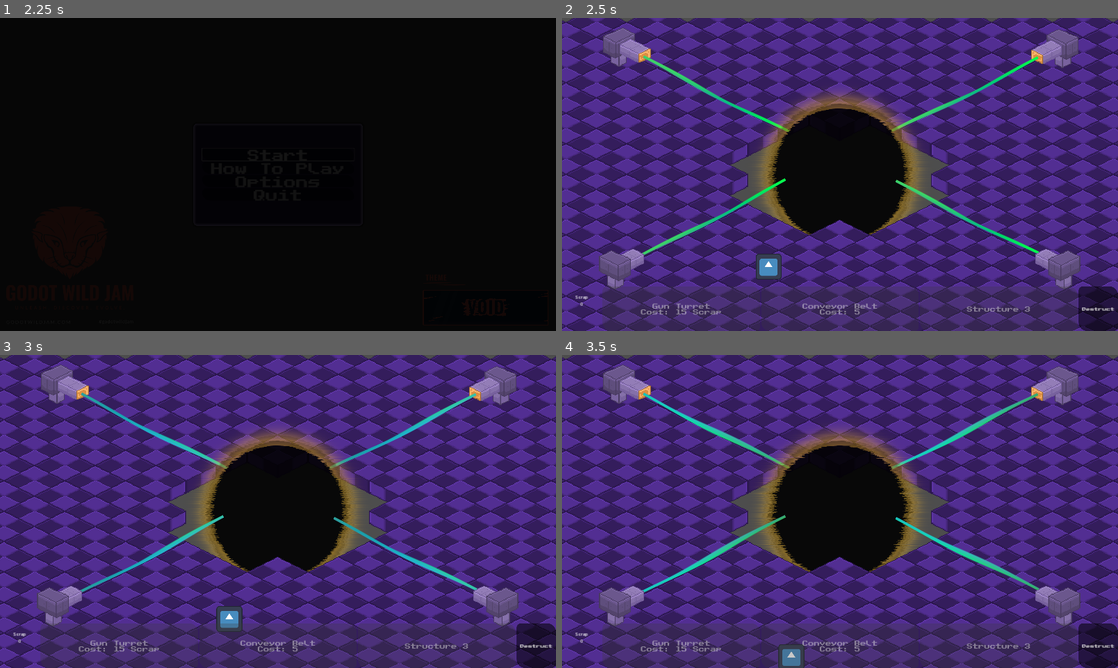
Above: before the commit, frames 1-4 (two rows, left to right).
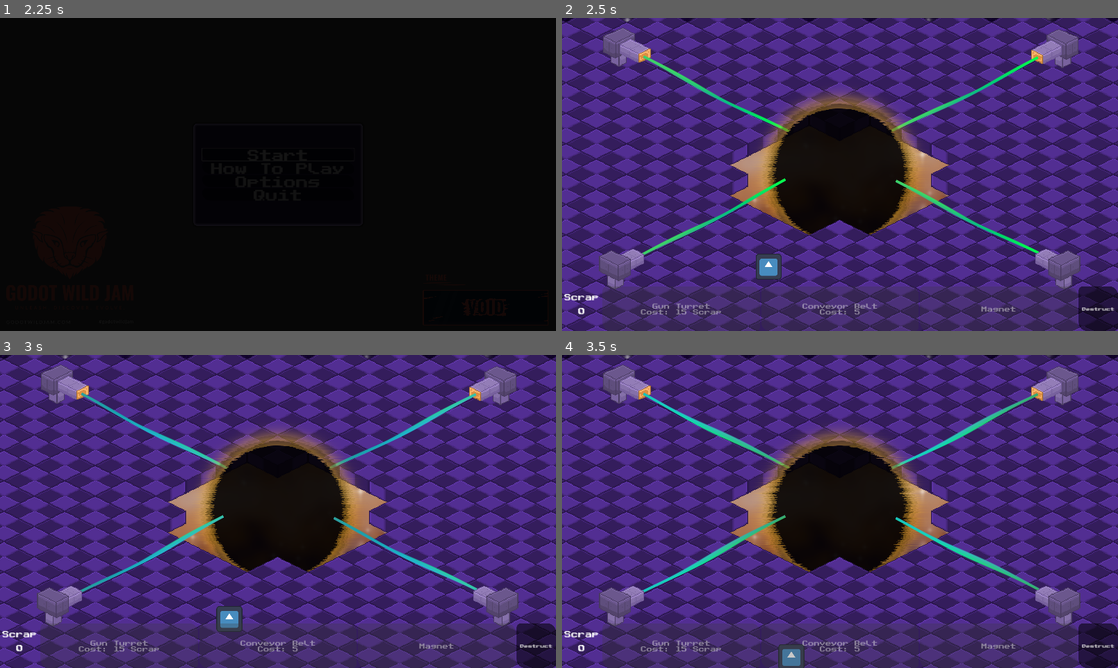
Above: after the commit, the same moments.

Repository: jkostello/Godot-Wild-Jam-69
Game: Godot game, scene res://UI/start_menu.tscn
Same seed, same stepped clock (60 frames per second), same inputs: the game is played once before the commit and once after it. The engine's default icon, where the game draws it, is replaced by a stand-in: a white triangle on a blue panel in a dark square. Sound files missing from this copy of the repository are replaced by a short silence.
Inputs (mouse positions are in pixels of both pictures, inside the frame that each line leads up to):
- Up to frame 1 (2.25 s): click "Start" at 0.5 s; click "Start" at 1.25 s; tap Enter at 2 s; move the mouse to (400, 158) at 2.02 s; hold D (right) from 2.03 s (still down); hold Space (deselect) from 2.03 s (still down); click (400, 158) at 2.17 s
- Up to frame 2 (2.5 s): keep holding D (right); keep holding Space (deselect)
- Up to frame 3 (3 s): move the mouse to (166, 527) at 2.77 s; release D (right) at 2.78 s; release Space (deselect) at 2.78 s; hold S (down) from 2.78 s (still down); tap 1 (select_structure_1) at 2.85 s
- Up to frame 4 (3.5 s): keep holding S (down)

Frame 1 is identical in both runs. In frame 2, 2.3% of the frame differs, in the area x 0-100%, y 0-95%; in frame 3, 2.3%; in frame 4, 2.3%.
Error in both runs: Cannot call method 'change_scene_to_file' on a null value. (res://UI/start_menu.gd:24)

Commit message:
Updated howToPlay & Background

Diff:
--- a/UI/how_to_play.tscn
+++ b/UI/how_to_play.tscn
@@ -1,11 +1,13 @@
-[gd_scene load_steps=9 format=3 uid="uid://bg3hqbij4tfk6"]
+[gd_scene load_steps=11 format=3 uid="uid://bg3hqbij4tfk6"]
 
 [ext_resource type="Script" path="res://UI/how_to_play.gd" id="1_ii15c"]
 [ext_resource type="Theme" uid="uid://ca4ojcmrepr24" path="res://UI/standard_theme.tres" id="2_pn2y8"]
 [ext_resource type="FontFile" uid="uid://c2t1amxynu30o" path="res://UI/PublicPixel-E447g.ttf" id="3_ybnwq"]
 [ext_resource type="Texture2D" uid="uid://ckkug03ijdv3e" path="res://resources/scrap.png" id="4_7odr2"]
-[ext_resource type="Texture2D" uid="uid://cvnbxf5ey3028" path="res://turret dev.png" id="4_kha10"]
+[ext_resource type="Texture2D" uid="uid://1d7r30iygkv7" path="res://PLASMATURRET-Sheet.png" id="5_js670"]
 [ext_resource type="Texture2D" uid="uid://dr1vjo8ouk3jk" path="res://CONVEYER.png" id="6_cnwgo"]
+[ext_resource type="Texture2D" uid="uid://xlpbskb76g0h" path="res://MAGNET-Sheet.png" id="7_7kwnc"]
+[ext_resource type="Texture2D" uid="uid://2itn8dr0x1kw" path="res://LASER1.png" id="8_hpj7x"]
 
 [sub_resource type="StyleBoxFlat" id="StyleBoxFlat_wagc7"]
 bg_color = Color(0.270588, 0.14902, 0.478431, 1)
@@ -216,6 +218,7 @@
 
 [node name="StructuresContainer" type="TabContainer" parent="Panel/MarginContainer/VBoxContainer"]
 unique_name_in_owner = true
+visible = false
 layout_mode = 2
 
 [node name="Turret" type="TabBar" parent="Panel/MarginContainer/VBoxContainer/StructuresContainer"]
@@ -235,14 +238,16 @@
 text = "A basic turret for
 killing enemies.
 
-Cost: 15 Scrap
-Damage: xx hp
-Fire Rate: xx bps"
-
-[node name="TurretDev" type="Sprite2D" parent="Panel/MarginContainer/VBoxContainer/StructuresContainer/Turret/TurretContainer"]
-position = Vector2(358, 250)
-scale = Vector2(0.72, 0.72)
-texture = ExtResource("4_kha10")
+Cost: 20 Scrap
+Fire Rate: 1 bps
+Health: 10 HP"
+
+[node name="Turret" type="Sprite2D" parent="Panel/MarginContainer/VBoxContainer/StructuresContainer/Turret/TurretContainer"]
+position = Vector2(378.608, 243.165)
+scale = Vector2(0.793568, 0.793568)
+texture = ExtResource("5_js670")
+region_enabled = true
+region_rect = Rect2(0, 0, 100, 296)
 
 [node name="Conveyor" type="TabBar" parent="Panel/MarginContainer/VBoxContainer/StructuresContainer"]
 visible = false
@@ -264,7 +269,7 @@
 
 Cost: 5 Scrap"
 
-[node name="ConveyorDev" type="Sprite2D" parent="Panel/MarginContainer/VBoxContainer/StructuresContainer/Conveyor/ConveyorContainer"]
+[node name="Conveyor" type="Sprite2D" parent="Panel/MarginContainer/VBoxContainer/StructuresContainer/Conveyor/ConveyorContainer"]
 position = Vector2(300, 274)
 scale = Vector2(0.72, 0.72)
 texture = ExtResource("6_cnwgo")
@@ -286,7 +291,42 @@
 text = "The magnet pulls scrap
 towards it.
 
-Cost: x scrap"
+Cost: 10 scrap"
+
+[node name="Magnet" type="Sprite2D" parent="Panel/MarginContainer/VBoxContainer/StructuresContainer/Magnet/MagnetContainer"]
+position = Vector2(333.263, -9.46157)
+texture = ExtResource("7_7kwnc")
+region_enabled = true
+region_rect = Rect2(0, 0, 124.505, -236.125)
+
+[node name="Laser" type="TabBar" parent="Panel/MarginContainer/VBoxContainer/StructuresContainer"]
+visible = false
+layout_mode = 2
+
+[node name="LaserContainer" type="MarginContainer" parent="Panel/MarginContainer/VBoxContainer/StructuresContainer/Laser"]
+layout_mode = 0
+offset_right = 40.0
+offset_bottom = 40.0
+theme = ExtResource("2_pn2y8")
+theme_override_constants/margin_left = 10
+theme_override_constants/margin_top = 15
+
+[node name="LaserDescription" type="Label" parent="Panel/MarginContainer/VBoxContainer/StructuresContainer/Laser/LaserContainer"]
+layout_mode = 2
+theme_override_font_sizes/font_size = 18
+text = "The only thing keeping
+the void from invading
+your world. If all of
+these die,
+the game ends!
+
+HP: 100"
+
+[node name="Turret" type="Sprite2D" parent="Panel/MarginContainer/VBoxContainer/StructuresContainer/Laser/LaserContainer"]
+position = Vector2(326.237, 273.468)
+scale = Vector2(0.793568, 0.793568)
+texture = ExtResource("8_hpj7x")
+region_rect = Rect2(0, 0, 100, 296)
 
 [node name="BottomSpacer" type="Control" parent="Panel/MarginContainer/VBoxContainer"]
 layout_mode = 2
--- a/level.tscn
+++ b/level.tscn
@@ -1,7 +1,8 @@
-[gd_scene load_steps=20 format=3 uid="uid://ckmh6gnitv64p"]
+[gd_scene load_steps=21 format=3 uid="uid://ckmh6gnitv64p"]
 
 [ext_resource type="PackedScene" uid="uid://bpg2lcg0737in" path="res://structure_handler.tscn" id="1_7h3wo"]
 [ext_resource type="Script" path="res://level.gd" id="1_fnxtp"]
+[ext_resource type="Texture2D" path="res://Background.png" id="2_36gqh"]
 [ext_resource type="Texture2D" uid="uid://cqq6525or2suw" path="res://FLOOR1.png" id="3_c7bgw"]
 [ext_resource type="PackedScene" uid="uid://xn4epdl40krm" path="res://void.tscn" id="3_gfdxi"]
 [ext_resource type="PackedScene" uid="uid://bgj4vp25lv1gd" path="res://laser.tscn" id="4_t28y2"]
@@ -258,6 +259,11 @@
 [node name="Level" type="Node2D"]
 script = ExtResource("1_fnxtp")
 
+[node name="Sprite2D" type="Sprite2D" parent="."]
+z_index = -6
+scale = Vector2(0.915, 0.915)
+texture = ExtResource("2_36gqh")
+
 [node name="CanvasLayer" type="CanvasLayer" parent="."]
 
 [node name="structure_handler" parent="CanvasLayer" instance=ExtResource("1_7h3wo")]
--- a/structure_handler.tscn
+++ b/structure_handler.tscn
@@ -1,8 +1,9 @@
-[gd_scene load_steps=12 format=3 uid="uid://bpg2lcg0737in"]
+[gd_scene load_steps=13 format=3 uid="uid://bpg2lcg0737in"]
 
 [ext_resource type="Script" path="res://structure_handler.gd" id="1_sjf38"]
 [ext_resource type="Texture2D" uid="uid://y1qtlj332y4q" path="res://green_highlight.png" id="2_4xf2m"]
 [ext_resource type="Theme" uid="uid://ca4ojcmrepr24" path="res://UI/standard_theme.tres" id="2_74kgc"]
+[ext_resource type="FontFile" uid="uid://c2t1amxynu30o" path="res://UI/PublicPixel-E447g.ttf" id="3_gtkc3"]
 [ext_resource type="Texture2D" uid="uid://dr1vjo8ouk3jk" path="res://CONVEYER.png" id="5_1xwl3"]
 [ext_resource type="Texture2D" uid="uid://cvnbxf5ey3028" path="res://turret dev.png" id="5_k7ex3"]
 [ext_resource type="AudioStream" uid="uid://d0xsgl77b48ty" path="res://build.wav" id="6_6ihdj"]
@@ -64,6 +65,8 @@
 unique_name_in_owner = true
 layout_mode = 2
 theme = ExtResource("2_74kgc")
+theme_override_fonts/normal_font = ExtResource("3_gtkc3")
+theme_override_font_sizes/normal_font_size = 24
 bbcode_enabled = true
 text = "
 [center]Scrap
@@ -104,7 +107,7 @@
 disabled = true
 action_mode = 0
 shortcut = SubResource("Shortcut_voyqk")
-text = "Structure 3"
+text = "Magnet"
 
 [node name="dcButton" type="Button" parent="VBoxContainer/buttonHolder/HBoxContainer"]
 unique_name_in_owner = true
Binary file added: Background.png
Not shown, added: Background.png.import
Binary file added: PLASMATURRET-Sheet.png
Not shown, added: PLASMATURRET-Sheet.png.import
